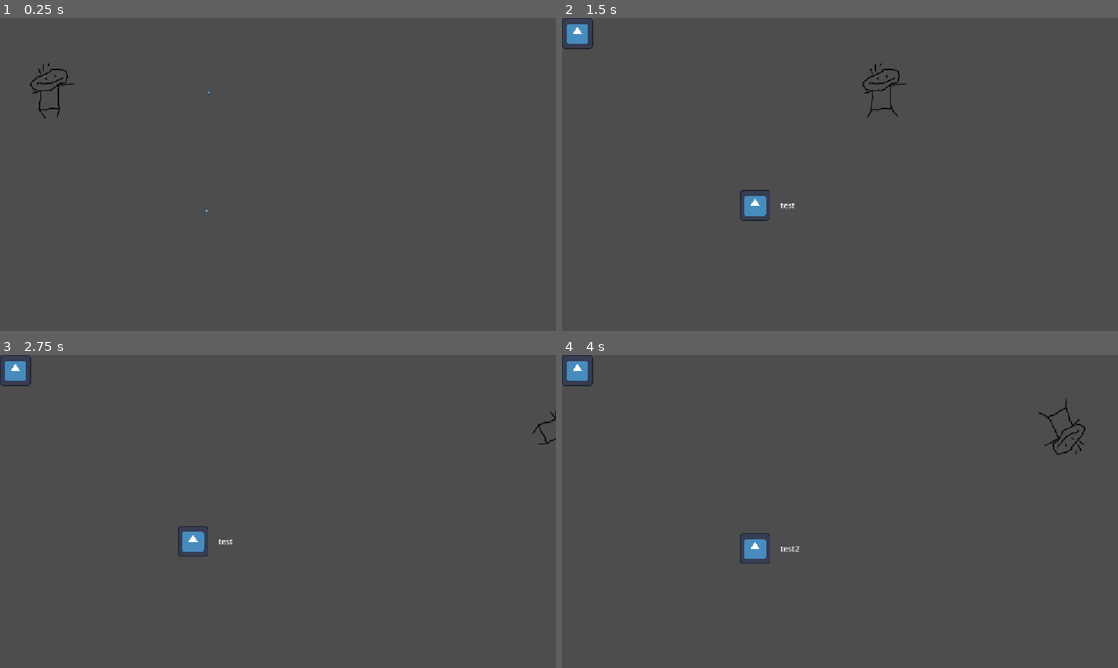
Above: before the commit, frames 1-4 (two rows, left to right).
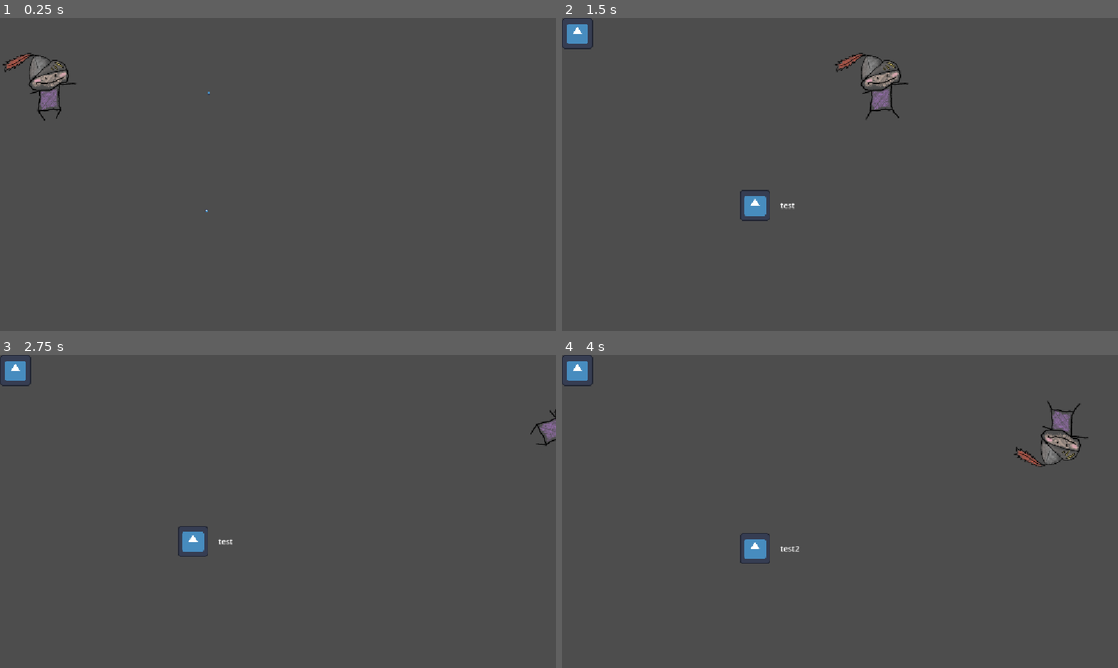
Above: after the commit, the same moments.

Repository: Tunagoksal/TeduJam26
Game: Godot game, scene res://test.tscn
Two runs of this game, one before a commit and one after it. Both use one fixed random seed, a clock stepped at 60 frames per second and the inputs below. This scene is started directly instead of the project's main scene. The engine's default icon, where the game draws it, is replaced by a stand-in: a white triangle on a blue panel in a dark square.
Inputs (mouse positions are in pixels of both pictures, inside the frame that each line leads up to):
- Up to frame 1 (0.25 s): no input
- Up to frame 2 (1.5 s): tap Enter at 0.5 s; move the mouse to (962, 158) at 0.52 s; hold Right (right) 0.53-1.25 s; tap Shift (roll) at 0.6 s; click (962, 158) at 0.67 s; drag from (728, 190) to (812, 237) at 1.27 s
- Up to frame 3 (2.75 s): tap Space at 2 s; move the mouse to (333, 442) at 2.02 s; hold Right (right) from 2.03 s (still down); tap Z at 2.1 s; tap Shift (roll) at 2.3 s
- Up to frame 4 (4 s): release Right (right) at 2.75 s; drag from (812, 574) to (673, 464) at 2.77 s; move the mouse to (1006, 558) at 3.52 s; hold Left (left) from 3.53 s (still down); tap C at 3.6 s; tap Shift (roll) at 3.8 s

The runs differ from the first frame. In frame 1, 0.8% of the frame differs, in the area x 0-14%, y 11-33%; in frame 2, 0.8%; in frame 3, 0.2%; in frame 4, 0.9%, in the area x 81-95%, y 14-36%.

Commit message:
character stuff

Diff:
--- a/project.godot
+++ b/project.godot
@@ -25,10 +25,6 @@
 window/size/mode=3
 window/stretch/mode="canvas_items"
 window/stretch/aspect="expand"
-
-[editor_plugins]
-
-enabled=PackedStringArray("res://addons/ridiculous_coding/plugin.cfg")
 
 [input]
 
--- a/scenes/character.tscn
+++ b/scenes/character.tscn
@@ -1,8 +1,9 @@
 [gd_scene format=3 uid="uid://dnoi8sf8ixw0s"]
 
 [ext_resource type="Script" uid="uid://d21jfe6m1gb0m" path="res://scripts/character.gd" id="1_rkhd4"]
-[ext_resource type="Texture2D" uid="uid://bs2u1o1q5na7w" path="res://assets/character2.webp" id="2_lrhn5"]
-[ext_resource type="Texture2D" uid="uid://nbnxgva0iffm" path="res://assets/character.webp" id="2_rkhd4"]
+[ext_resource type="Texture2D" uid="uid://bukacx18x2khk" path="res://assets/real_character.webp" id="2_lrhn5"]
+[ext_resource type="Texture2D" uid="uid://c5kctwwlvq4gb" path="res://assets/real_character_walking_2.webp" id="2_my7n2"]
+[ext_resource type="Texture2D" uid="uid://b7stk774087bo" path="res://assets/character_smushed.webp" id="4_my7n2"]
 
 [sub_resource type="CapsuleShape2D" id="CapsuleShape2D_xty33"]
 radius = 3.0
@@ -11,11 +12,11 @@
 [sub_resource type="SpriteFrames" id="SpriteFrames_my7n2"]
 animations = [{
 "frames": [{
-"duration": 3.0,
-"texture": ExtResource("2_lrhn5")
+"duration": 1.0,
+"texture": ExtResource("2_my7n2")
 }, {
 "duration": 1.0,
-"texture": ExtResource("2_rkhd4")
+"texture": ExtResource("2_lrhn5")
 }],
 "loop": false,
 "name": &"default",
@@ -29,6 +30,7 @@
 shape = SubResource("CapsuleShape2D_xty33")
 
 [node name="Sprite" type="AnimatedSprite2D" parent="." unique_id=1692323104]
+scale = Vector2(0.8773333, 0.85729164)
 sprite_frames = SubResource("SpriteFrames_my7n2")
 
 [node name="Timer" type="Timer" parent="." unique_id=234181893]
@@ -39,5 +41,11 @@
 wait_time = 0.3
 autostart = true
 
+[node name="Smushed" type="Sprite2D" parent="." unique_id=1491582137]
+visible = false
+position = Vector2(6, -2)
+scale = Vector2(0.7, 0.7)
+texture = ExtResource("4_my7n2")
+
 [connection signal="timeout" from="Timer" to="." method="_on_timer_timeout"]
 [connection signal="timeout" from="AnimationTimer" to="." method="_on_animation_timer_timeout"]
--- a/scripts/character.gd
+++ b/scripts/character.gd
@@ -14,12 +14,14 @@
 @onready var timer: Timer = $Timer
 @onready var anim_timer: Timer = $AnimationTimer
 @onready var sprite: AnimatedSprite2D = $Sprite
+@onready var smushed: Sprite2D = $Smushed
 
 signal inventory_changed(items: Array[CollectibleItem])
 var inventory: Array[CollectibleItem] = []
 
 var _can_roll = true
 var facing_direction: Vector2 = Vector2.DOWN
+var roll_spin_dir: float = 1.0
 
 var rotation_val: float = PI/16
 var rotation_moment: int = 0
@@ -57,6 +59,14 @@
 	var input_dir = Input.get_vector("left", "right", "up", "down")
 
 	if input_dir != Vector2.ZERO and !rolling:
+
+		if input_dir.x < 0:
+			sprite.flip_h = true
+			smushed.flip_h = true
+		elif input_dir.x > 0:
+			sprite.flip_h = false
+			smushed.flip_h = false
+
 		set_to_moving()
 		facing_direction = input_dir
 		velocity = velocity.move_toward(input_dir * max_speed, acceleration * delta)
@@ -67,7 +77,7 @@
 		sprite.rotation = 0
 
 	if rolling:
-		sprite.rotation += PI/18 * delta * 100
+		sprite.rotation += PI/18 * delta * 100 * roll_spin_dir
 
 
 func handle_roll():
@@ -76,6 +86,11 @@
 		velocity = facing_direction * roll_force + velocity
 		AchievementManager.unlock_achivement("test")
 		AchievementManager.unlock_achivement("test2")
+
+		if facing_direction.x < 0:
+			roll_spin_dir = -1.0
+		elif facing_direction.x > 0:
+			roll_spin_dir = 1.0
 
 		_can_roll = false
 		timer.start()
@@ -123,5 +138,6 @@
 		inventory_changed.emit(inventory)
 
 func play_smashed_effect():
-
+	sprite.visible = false
+	smushed.visible = true
 	pass
Binary file added: assets/character_smushed.webp
Not shown, added: assets/character_smushed.webp.import
Binary file added: assets/real_character.webp
Not shown, added: assets/real_character.webp.import
Binary file added: assets/real_character_walking_2.webp
Not shown, added: assets/real_character_walking_2.webp.import
